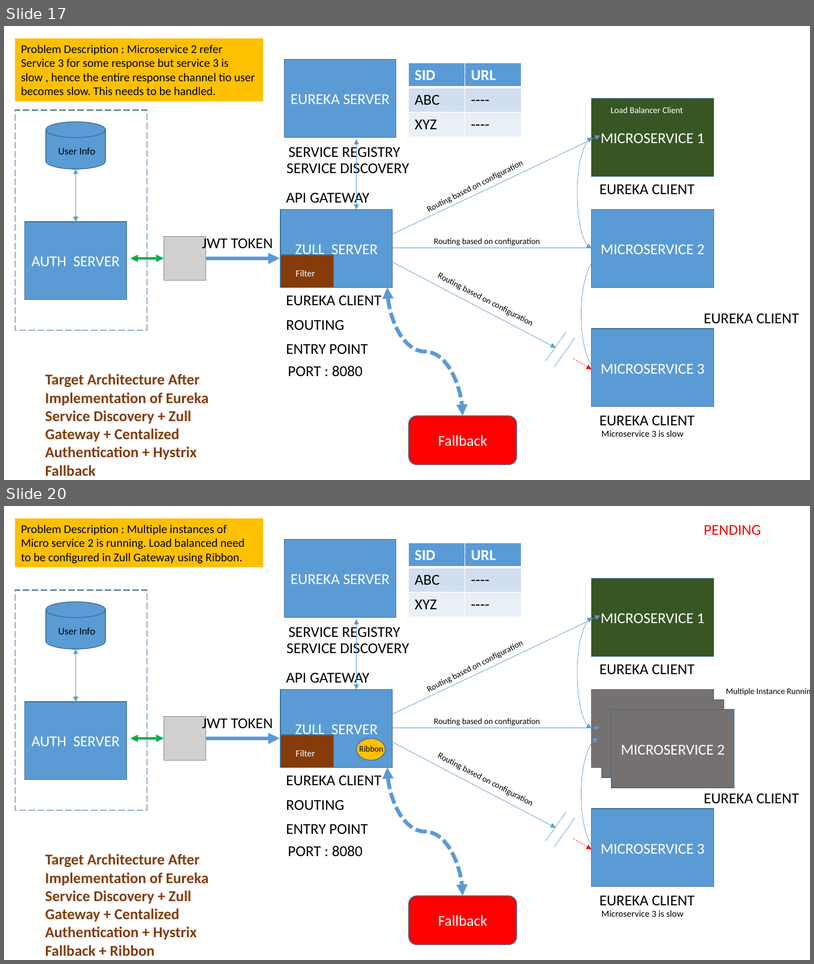
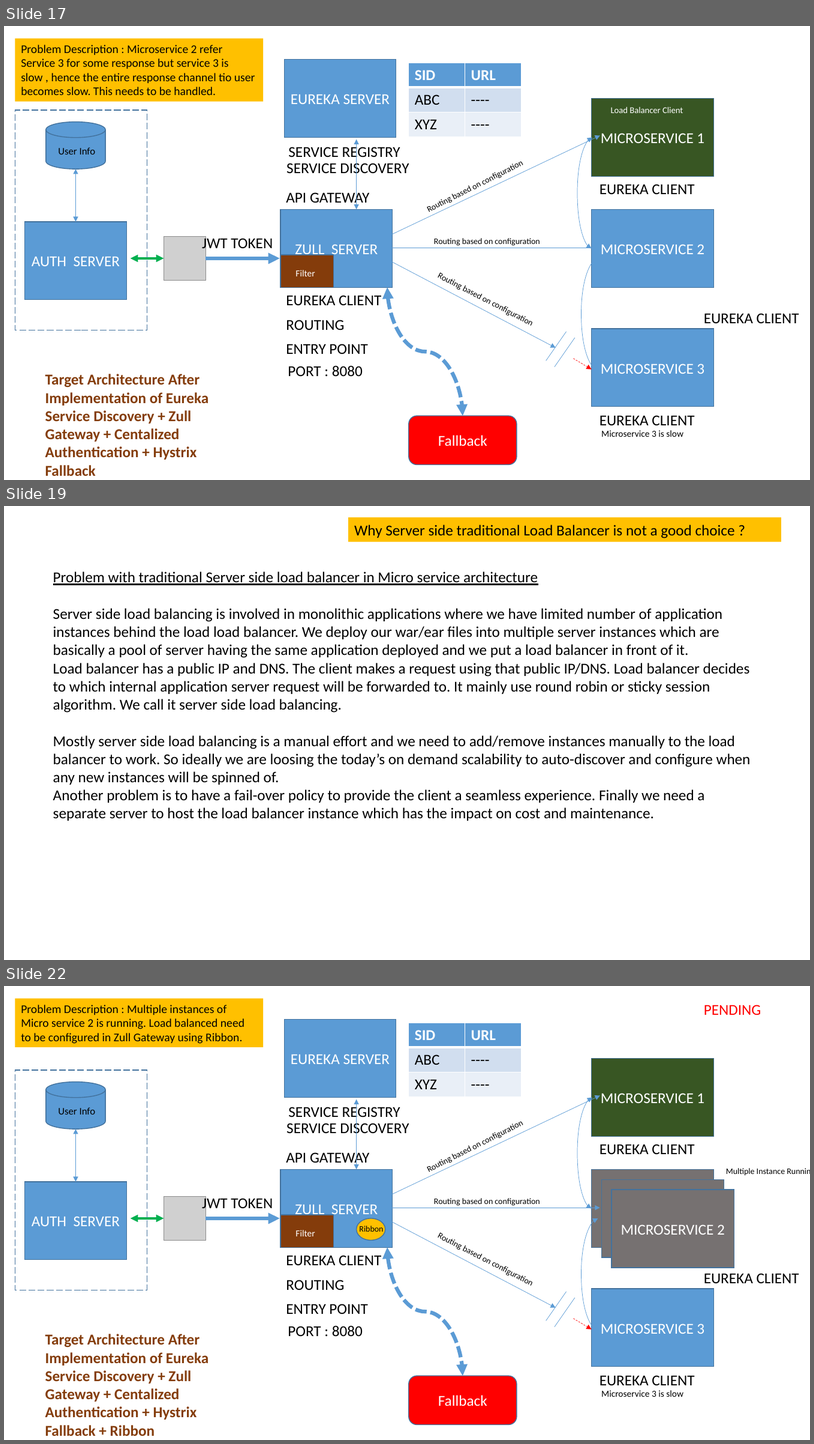
Before and after one commit to krishmetalhead/microservices, a slide deck: Microservice_Architecture_Defined.pptx. Shown one above the other, each under a label of ours: slides 17 and 20 before the commit, slides 17, 19 and 22 after it; the slides between them are not shown. The pictures are 814x964 and 814x1444 pixels, drawn with LibreOffice and Linux fonts; fonts in the diff are those of the drawing; grey boxes stand for pictures. Boxes give left, top, right and bottom in pixels: in the first picture for what was removed or moved away, otherwise in the second. Text is boxed around its words. In the diff, an @@ line names an element or a change of style, - is before the commit and + after.

```diff
--- a/Microservice_Architecture_Defined.pptx
+++ b/Microservice_Architecture_Defined.pptx
@@ slide 19 added at (4, 506, 810, 960), background #FFFFFF @@
@@ rectangle added at (349, 517, 782, 541), fill #FFC000, 18 pt, text #000000 @@
+Why Server side traditional Load Balancer is not a good choice ?
@@ text added at (53, 571, 751, 820), 18 pt, text #000000 @@
+Problem with traditional Server side load balancer in Micro service architecture
+Server side load balancing is involved in monolithic applications where we have limited number of application instances behind the load load balancer. We deploy our war/ear files into multiple server instances which are basically a pool of server having the same application deployed and we put a load balancer in front of it.
+Load balancer has a public IP and DNS. The client makes a request using that public IP/DNS. Load balancer decides to which internal application server request will be forwarded to. It mainly use round robin or sticky session algorithm. We call it server side load balancing.
+Mostly server side load balancing is a manual effort and we need to add/remove instances manually to the load balancer to work. So ideally we are loosing the today’s on demand scalability to auto-discover and configure when any new instances will be spinned of.
+Another problem is to have a fail-over policy to provide the client a seamless experience. Finally we need a separate server to host the load balancer instance which has the impact on cost and maintenance.
@@ what was slide 20 is now slide 22 @@
```
Also in this commit, not shown: 6 slides changed, 5 other slides added, 3 slides removed.
